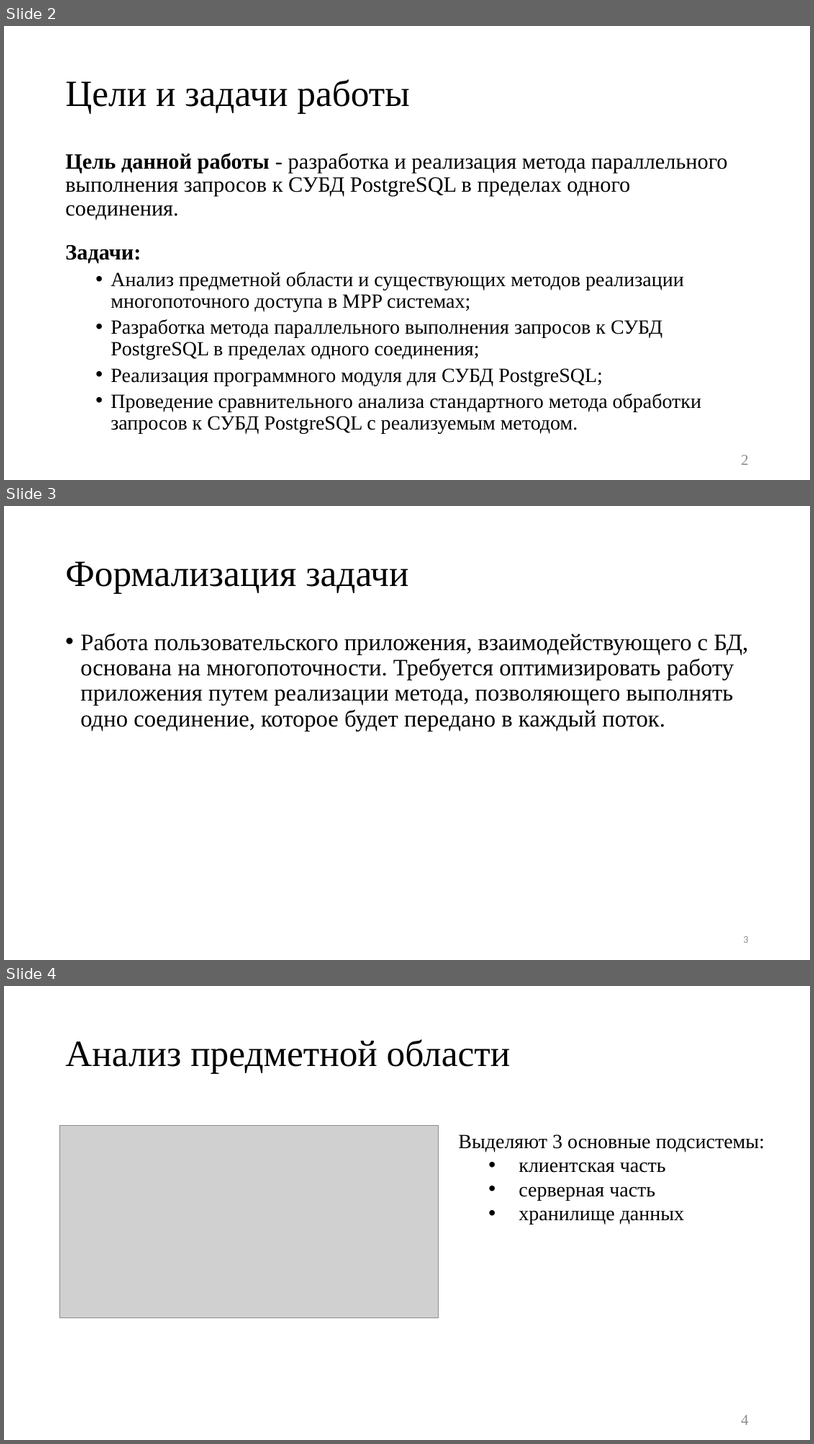
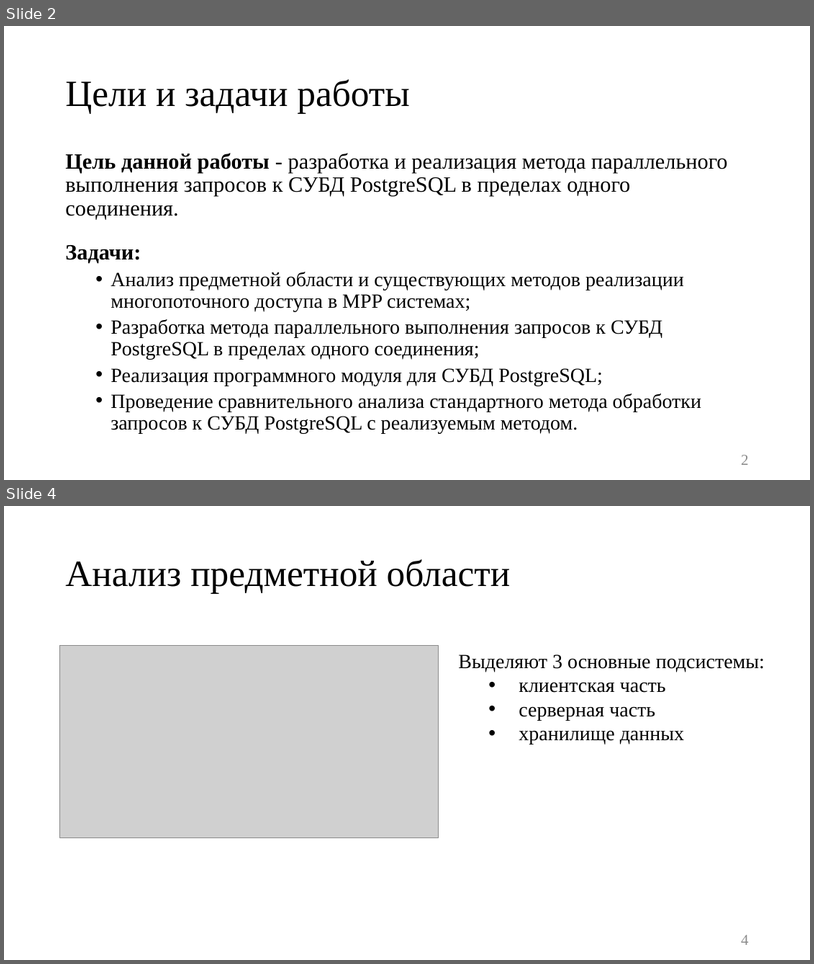
Before and after one commit to platosha-git/Diplom-theory, a slide deck: Презентация.pptx. Shown one above the other, each under a label of ours: slides 2, 3 and 4 before the commit, slides 2 and 4 after it; the slides between them are not shown. The pictures are 814x1444 and 814x964 pixels, drawn with LibreOffice and Linux fonts; fonts in the diff are those of the drawing; grey boxes stand for pictures. Boxes give left, top, right and bottom in pixels: in the first picture for what was removed or moved away, otherwise in the second. Text is boxed around its words. In the diff, an @@ line names an element or a change of style, - is before the commit and + after.

```diff
--- a/Презентация.pptx
+++ b/Презентация.pptx
@@ slide 3 removed at (x1=4, y1=506, x2=810, y2=960), background #FFFFFF @@
@@ title removed at (x1=65, y1=561, x2=409, y2=593) @@
-Формализация задачи
@@ text removed at (x1=80, y1=633, x2=748, y2=731) @@
-• Работа пользовательского приложения, взаимодействующего с БД, основана на многопоточности. Требуется оптимизировать работу приложения путем реализации метода, позволяющего выполнять одно соединение, которое будет передано в каждый поток.
@@ page number removed at (x1=743, y1=936, x2=748, y2=942) @@
-3
```
Also in this commit, not shown: 2 slides changed, 2 slides added, 7 other files.
